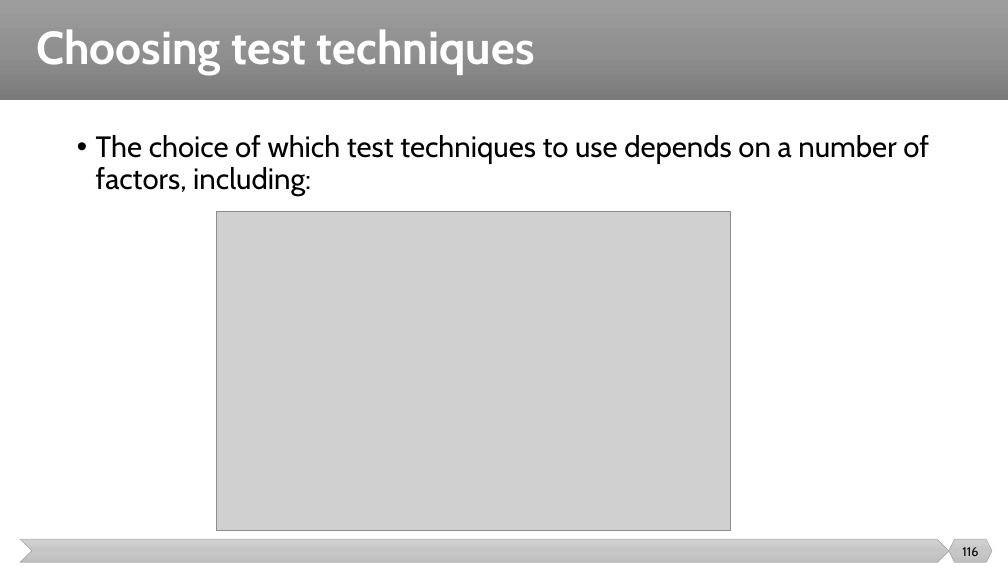
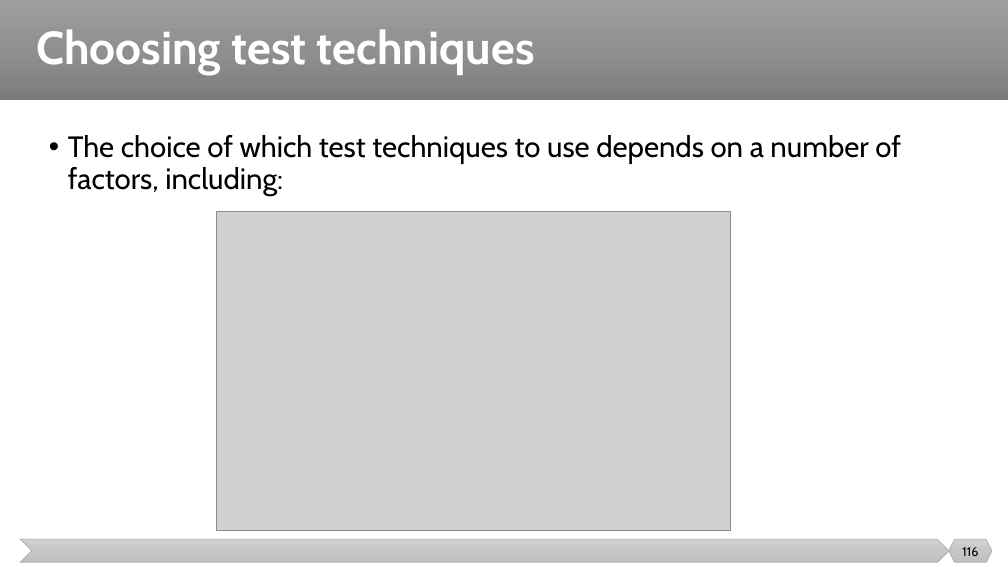
Before and after one commit to malenezi/malenezi, a slide deck: slide 116 of SE401/Lectures/7-Test Design Techniques/Test Design Techniques.pptx. Drawn at 1008x567 pixels with LibreOffice and Linux fonts; fonts in the diff are those of the drawing; grey boxes stand for pictures. Boxes give left, top, right and bottom in pixels: in the first picture for what was removed or moved away, otherwise in the second. Text is boxed around its words. In the diff, an @@ line names an element or a change of style, - is before the commit and + after.

```diff
--- a/SE401/Lectures/7-Test Design Techniques/Test Design Techniques.pptx
+++ b/SE401/Lectures/7-Test Design Techniques/Test Design Techniques.pptx
@@ text "The choice of which test ...": place and size @@
-text "The choice of which test ..." at bbox=[96, 135, 929, 196]
+text "The choice of which test ..." at bbox=[68, 135, 901, 196]
```
Also in this commit, not shown: 1 other file.
